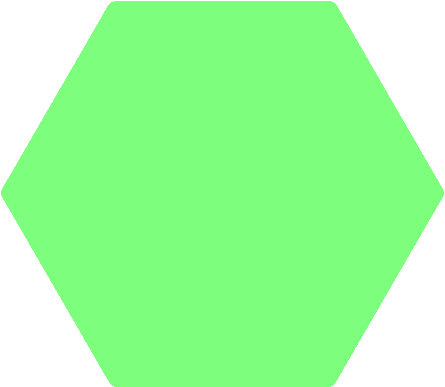
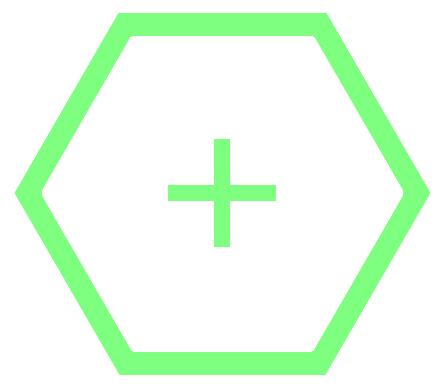
Comparing the layer stacks of the two (445, 387) images. Changes:
removed layer "1.png" (was 51%) over [1, 1, 444, 387]
added layer "Layer #1" (50%) above "Layer" over [168, 139, 276, 247]
showed "Layer", opacity 100% → 50%, painted on it over [1, 1, 444, 387]
